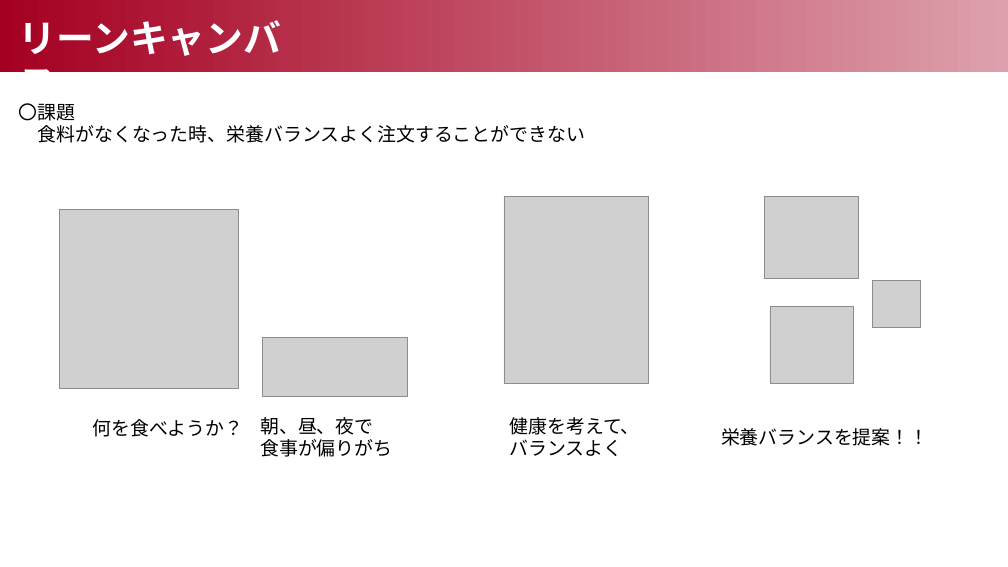
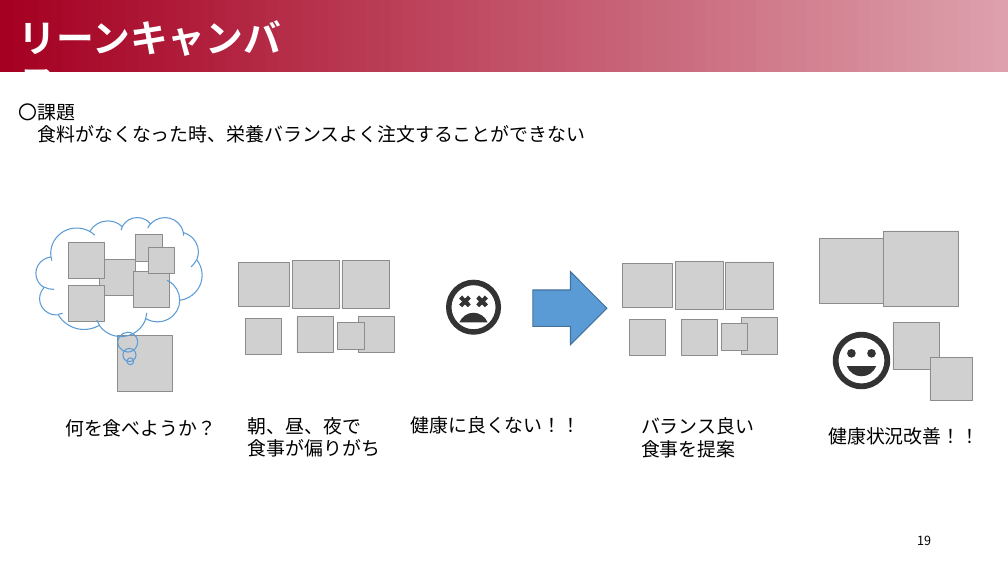
Before and after one commit to Smart-SE/sse2019-group5, a slide deck: slide 20 of spec/K1_group5_Presentation.pptx (slide 2 before the commit). Drawn at 1008x567 pixels with LibreOffice and Linux fonts; fonts in the diff are those of the drawing; grey boxes stand for pictures. Boxes give left, top, right and bottom in pixels: in the first picture for what was removed or moved away, otherwise in the second. Text is boxed around its words. In the diff, an @@ line names an element or a change of style, - is before the commit and + after.

```diff
--- a/spec/K1_group5_Presentation.pptx
+++ b/spec/K1_group5_Presentation.pptx
@@ picture removed at box(504, 196, 650, 383) @@
@@ picture removed at box(765, 196, 859, 278) @@
@@ group added at box(36, 217, 203, 392): 6 pictures, 1 thought cloud @@
@@ picture removed at box(59, 210, 238, 389) @@
@@ picture added at box(820, 239, 883, 303) @@
@@ picture added at box(883, 231, 959, 307) @@
@@ picture added at box(148, 247, 175, 274) @@
@@ freeform shape added at box(446, 280, 501, 335), fill #333333 @@
@@ right arrow added at box(533, 271, 607, 345), fill #5B9BD5, outline #43739E 1 pt @@
@@ picture removed at box(873, 281, 920, 327) @@
@@ group added at box(239, 261, 395, 355): 7 pictures @@
@@ group added at box(622, 262, 778, 356): 7 pictures @@
@@ picture removed at box(770, 306, 853, 383) @@
@@ picture added at box(893, 322, 940, 370) @@
@@ picture removed at box(262, 338, 408, 397) @@
@@ freeform shape added at box(833, 332, 891, 389), fill #333333 @@
@@ picture added at box(930, 357, 972, 400) @@
@@ text "何を食べようか？": place and size @@
-text "何を食べようか？" at box(92, 419, 243, 437)
+text "何を食べようか？" at box(65, 419, 216, 437)
@@ text "朝、昼、夜で": place and size @@
-text "朝、昼、夜で" at box(260, 417, 392, 457)
+text "朝、昼、夜で" at box(248, 417, 380, 457)
@@ text added at box(410, 416, 580, 434), 18 pt, text #000000 @@
+健康に良くない！！
@@ text at box(641, 417, 754, 458): text changed @@
-健康を考えて、
-バランスよく
+バランス良い
+食事を提案
@@ text at box(828, 427, 979, 445): text changed @@
-栄養バランスを提案！！
+健康状況改善！！
@@ page number added at box(917, 535, 931, 545), 12 pt, text #000000 @@
+19
```
Also in this commit, not shown: 11 other slides changed, 7 slides added.
